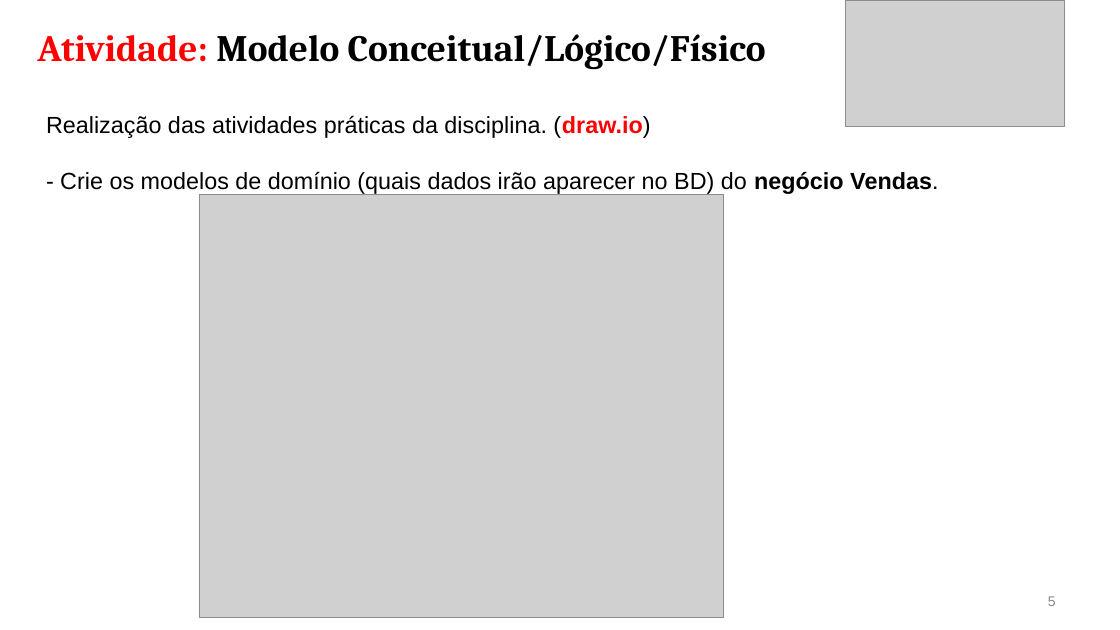
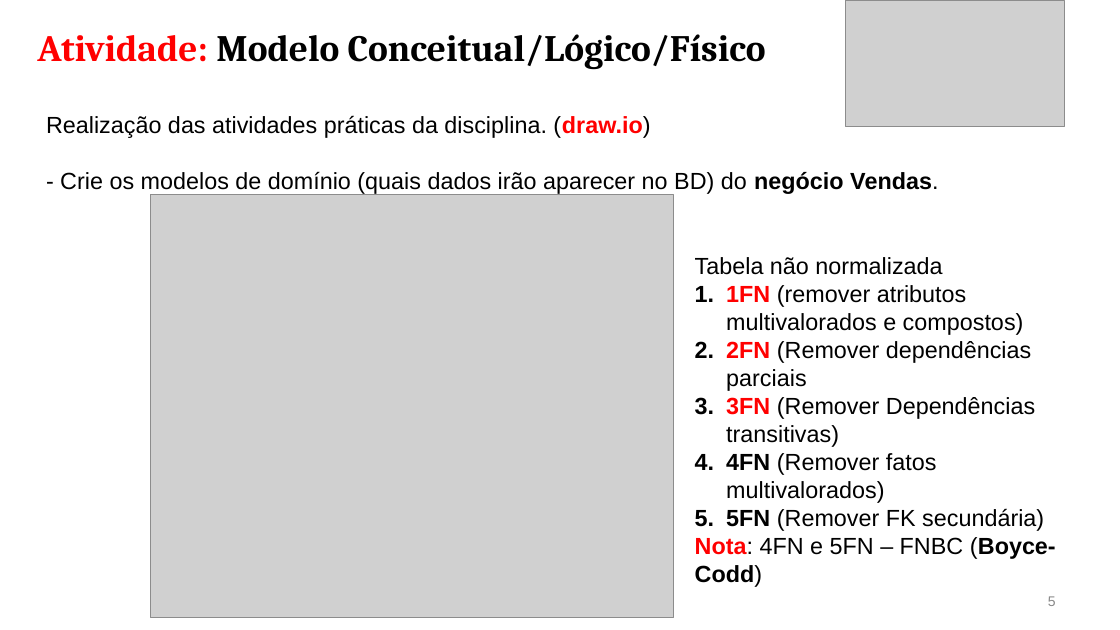
Before and after one commit to CloudEducationBrazil/WydenBancoDados, a slide deck: slide 5 of 01 Classes/Aula03- BD Dinâmica Modelo de Domínio.pptx. Drawn at 1120x630 pixels with LibreOffice and Linux fonts; fonts in the diff are those of the drawing; grey boxes stand for pictures. Boxes give left, top, right and bottom in pixels: in the first picture for what was removed or moved away, otherwise in the second. Text is boxed around its words. In the diff, an @@ line names an element or a change of style, - is before the commit and + after.

Commit message:
atualização slides de aulass 31Ago2023

```diff
--- a/01 Classes/Aula03- BD Dinâmica Modelo de Domínio.pptx
+++ b/01 Classes/Aula03- BD Dinâmica Modelo de Domínio.pptx
@@ picture: place and size @@
-picture at (200, 195, 723, 618)
+picture at (150, 195, 674, 618)
@@ text added at (695, 257, 1056, 587), 20 pt, text #000000 @@
+Tabela não normalizada
+1. 1FN (remover atributos multivalorados e compostos)
+2. 2FN (Remover dependências parciais
+3. 3FN (Remover Dependências transitivas)
+4. 4FN (Remover fatos multivalorados)
+5. 5FN (Remover FK secundária)
+Nota: 4FN e 5FN – FNBC (Boyce-Codd)
```
Also in this commit, not shown: 6 other files.
